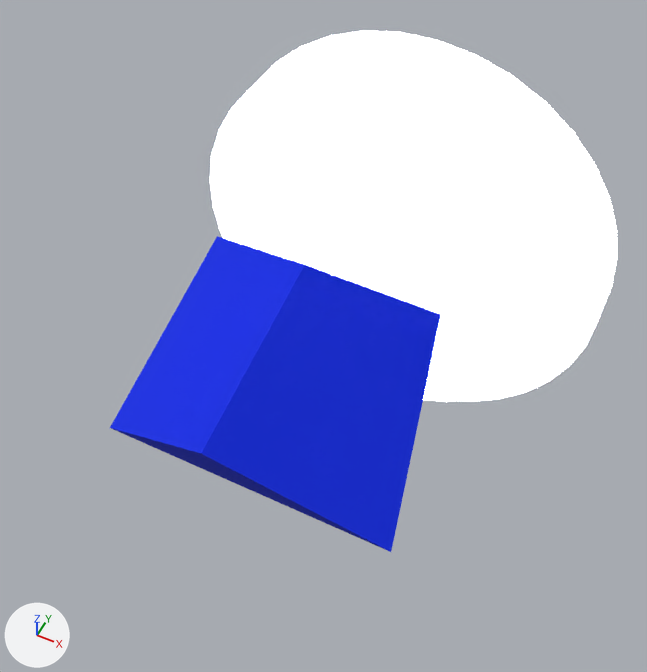
A saved change to the glTF model TaskID_102/WIP/PT/models/f1.glb.
One viewpoint serves both versions: a camera (50 mm lens) standing at (0.0211, -0.053, 0.0482) and looking at (0.0027, -0.0162, 0.0022). The lights are fixed; the arrows at lower left show +X, +Y and +Z. The first picture is the older version. Where no turn or scale is listed for an object, it has been applied to the vertices.
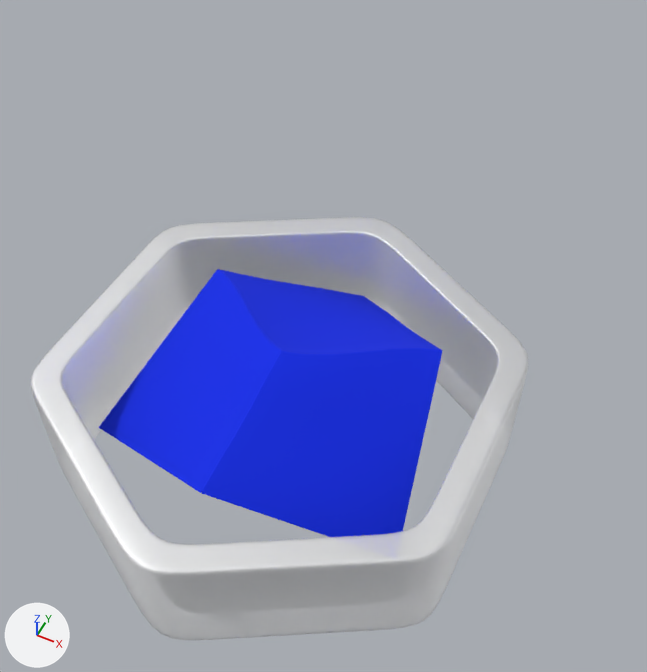
Edits to the bpy script that builds the scene:
```text
Change mat_material_002:
    mat_material_002.base_color: (0.8, 0.8, 0.8) -> (1.0, 1.0, 1.0)  # white #e7e7e7 -> white #ffffff
    mat_material_002.alpha: 0.0 -> 0.514
Add me_mesh_012:
    me_mesh_012.from_pydata(...)  # 866 vertices, 1728 faces; spans x -0.0081..0.0135, y -0.0317..-0.0093, z -0.0054..0.0064
    me_mesh_012.materials.append(mat_material)  # blue #0028e7
Remove ob_pcylinder2:
    ob_pcylinder2 = bpy.data.objects.new('pCylinder2', me_mesh)
    ob_pcylinder2.location = (0.0, 0.0, 0.0)
Remove ob_ptorus1:
    ob_ptorus1 = bpy.data.objects.new('pTorus1', me_mesh_001)
    ob_ptorus1.location = (0.0, 0.0, 0.0)
Remove ob_pcube3:
    ob_pcube3 = bpy.data.objects.new('pCube3', me_mesh_004)
    ob_pcube3.location = (0.0, 0.0, 0.0)
Add ob_pcube3_002:
    ob_pcube3_002 = bpy.data.objects.new('pCube3.002', me_mesh_012)
    ob_pcube3_002.location = (0.0, 0.0, 0.0)
```

Location of each change, [x1, y1, x2, y2] in pixels of the pictures (647 x 672 px):
'pCylinder1', recoloured, surface changed: [30, 217, 528, 640] in both
'pCube3', deleted (blue): before [110, 236, 441, 535]
'pCube3.002', added (blue): after [99, 269, 442, 537]
'pCylinder2', deleted: before [210, 31, 618, 393]
'pTorus1', deleted: before [221, 92, 568, 402]
